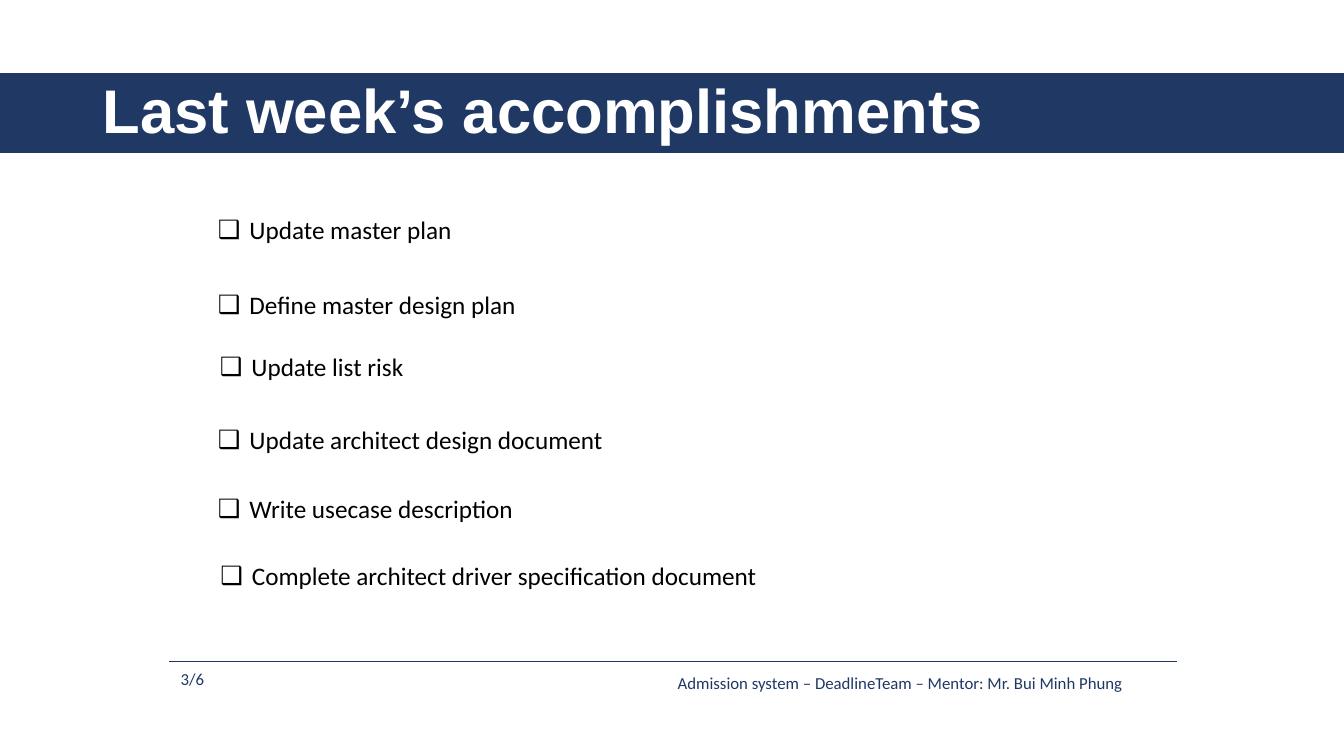
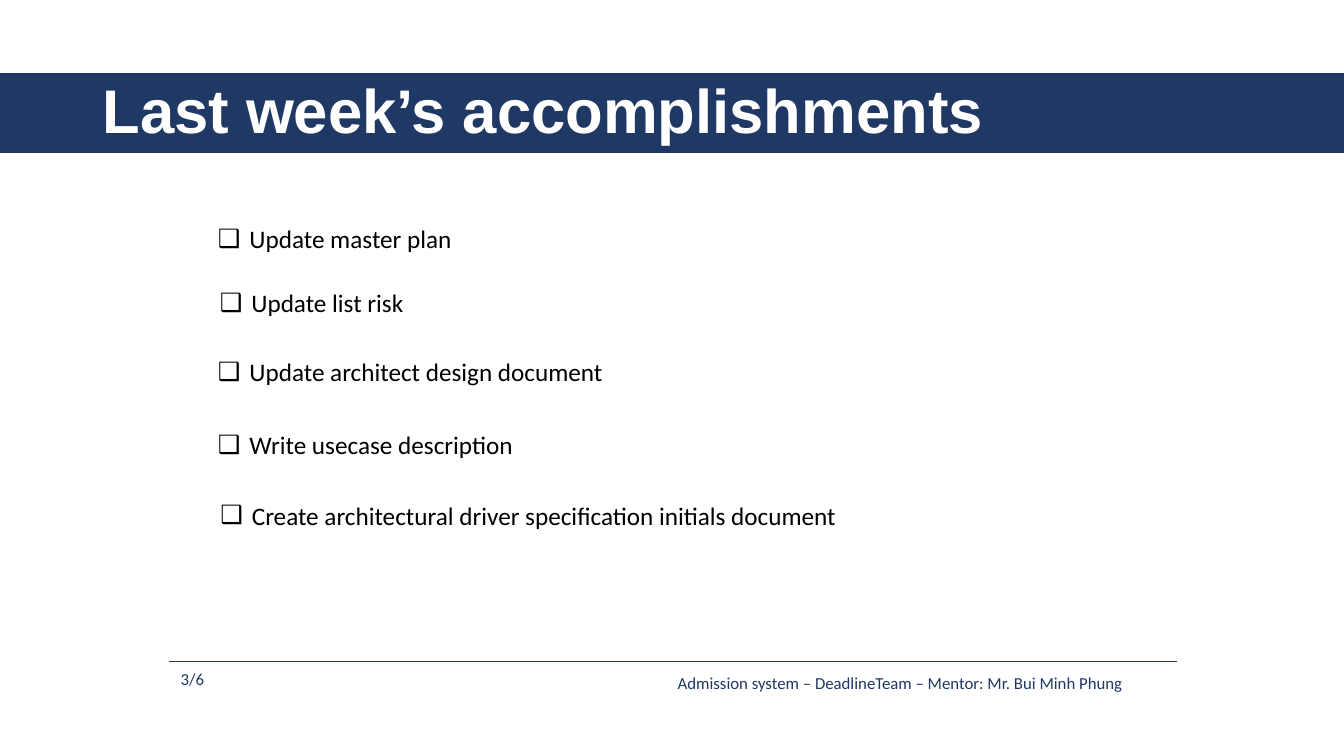
Before and after one commit to daotk/cap-deadline, a slide deck: slide 3 of 9. Presentation/AS_DeadlineTeam_Week6.pptx. Drawn at 1344x756 pixels with LibreOffice and Linux fonts; fonts in the diff are those of the drawing. Boxes give left, top, right and bottom in pixels: in the first picture for what was removed or moved away, otherwise in the second. Text is boxed around its words. In the diff, an @@ line names an element or a change of style, - is before the commit and + after.

```diff
--- a/9. Presentation/AS_DeadlineTeam_Week6.pptx
+++ b/9. Presentation/AS_DeadlineTeam_Week6.pptx
@@ text "Update master plan": place and size @@
-text "Update master plan" at (249, 221, 451, 243)
+text "Update master plan" at (249, 230, 451, 252)
@@ text removed at (249, 296, 515, 319) @@
-❑ Define master design plan
@@ 3 texts: place and size @@
-3 texts at (249, 358, 602, 522)
+3 texts at (249, 294, 602, 458)
@@ text at (252, 507, 835, 529): text changed @@
-❑ Complete architect driver specification document
+❑ Create architectural driver specification initials document
```
Also in this commit, not shown: 1 other slide changed, 2 other files.
